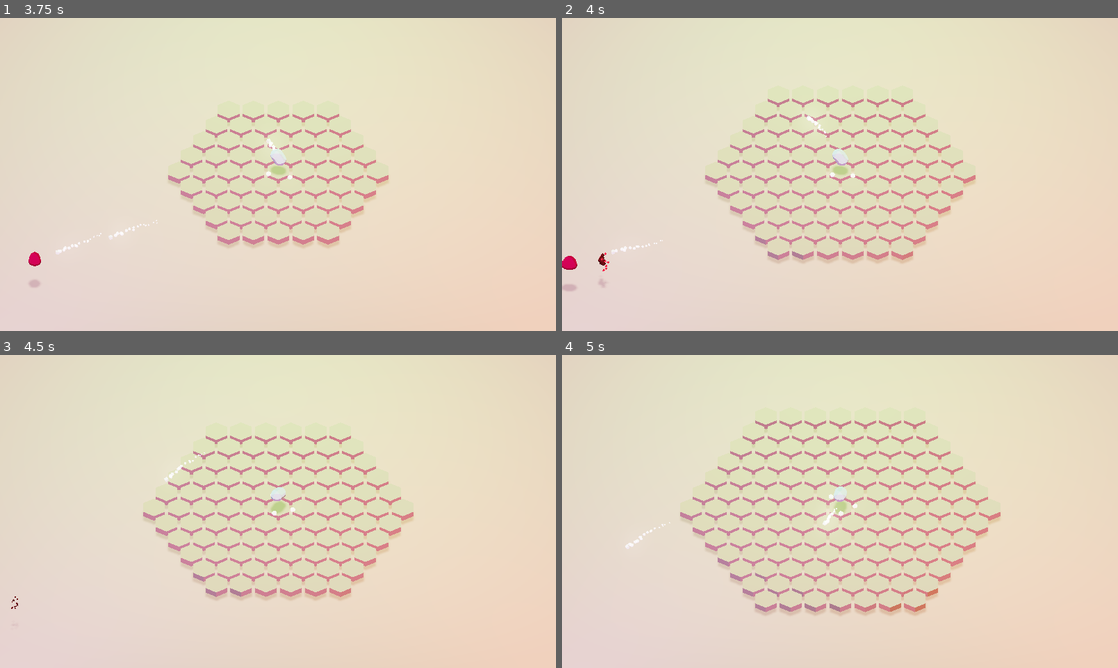
Above: before the commit, frames 1-4 (two rows, left to right).
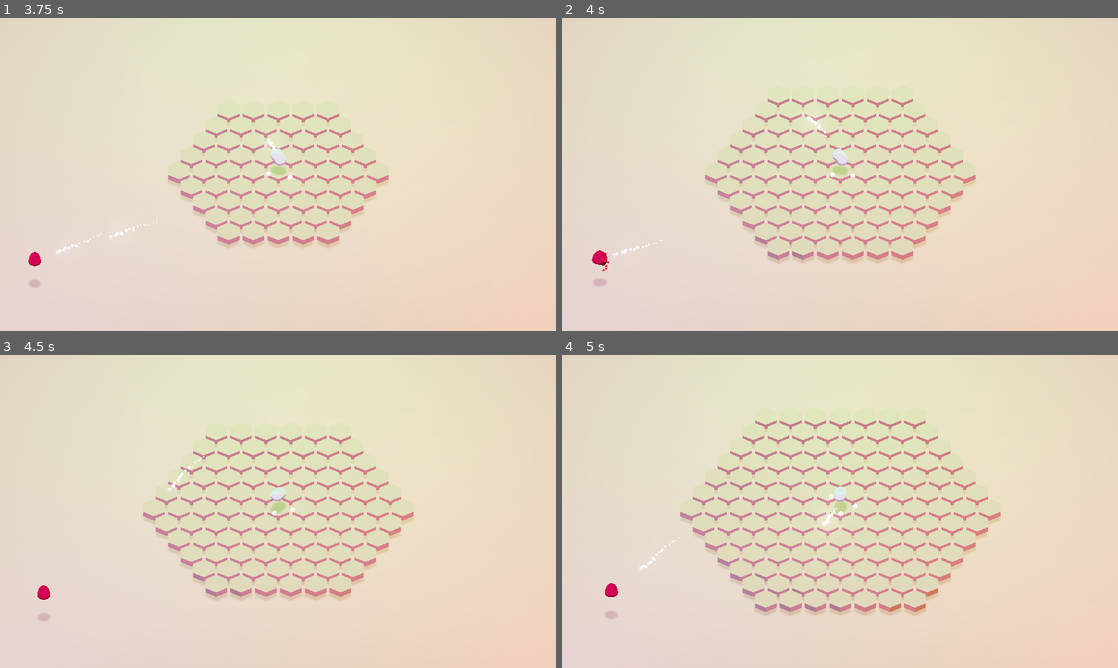
Above: after the commit, the same moments.

Repository: Trixxo/3dpix
Game: Godot game, scene res://Main.tscn
The game is run twice, just before and just after one commit, with the same random seed, the same clock (stepped at 60 frames per second) and the same inputs.
Inputs (mouse positions are in pixels of both pictures, inside the frame that each line leads up to):
- Up to frame 1 (3.75 s): tap Enter at 0.5 s; move the mouse to (400, 158) at 0.52 s; press the mouse at (400, 158) at 0.53 s; tap Space at 0.77, 1.52, 3.02 s; move the mouse to (166, 190) at 1.27 s; release the mouse at (166, 190) at 1.28 s; click (166, 190) at 1.35 s; move the mouse to (333, 105) at 2.02 s; press the mouse at (333, 105) at 2.03 s; move the mouse to (250, 237) at 2.77 s; release the mouse at (250, 237) at 2.78 s; click (250, 237) at 2.85 s; move the mouse to (444, 221) at 3.52 s; press the mouse at (444, 221) at 3.53 s
- Up to frame 2 (4 s): tap Space at 3.77 s
- Up to frame 3 (4.5 s): move the mouse to (111, 464) at 4.27 s; release the mouse at (111, 464) at 4.28 s; click (111, 464) at 4.35 s
- Up to frame 4 (5 s): tap Space at 4.52 s

Frame 1 is identical in both runs. In frame 2, 0.3% of the frame differs, in the area x 0-47%, y 31-88%; in frame 3, 0.2%; in frame 4, 0.2%.

Commit message:
disable shadows on damage particles

Diff:
--- a/GlobalVars.gd
+++ b/GlobalVars.gd
@@ -1,15 +1,16 @@
 extends Node
 
-var enemy_health = 5 setget set_enemy_health
+# enemy related
+var enemy_health := 5 setget set_enemy_health
 
 # projectile related
-var attack_speed = 1.0 setget set_attack_speed
-var projectile_damage = 1 setget set_projectile_damage
-var knockback_force = 5.0 setget set_knockback_force
+var attack_speed := 1.0 setget set_attack_speed
+var projectile_damage := 1 setget set_projectile_damage
+var knockback_force := 0.0 setget set_knockback_force
 
-# experience
-var experience = 0 setget set_experience
-var experience_sentinels = 1 setget set_experience_sentinels
+# experience related
+var experience := 0 setget set_experience
+var experience_sentinels := 1 setget set_experience_sentinels
 
 
 signal update
--- a/Projectile/ParticleDamage.tscn
+++ b/Projectile/ParticleDamage.tscn
@@ -50,6 +50,7 @@
 script = ExtResource( 1 )
 
 [node name="Particles" type="Particles" parent="."]
+cast_shadow = 0
 emitting = false
 lifetime = 0.3
 one_shot = true
@@ -59,6 +60,7 @@
 
 [node name="Particles2" type="Particles" parent="."]
 transform = Transform( 1, 0, 0, 0, 1, 0, 0, 0, 1, 0.592893, 0, 0 )
+cast_shadow = 0
 emitting = false
 amount = 16
 lifetime = 0.5
